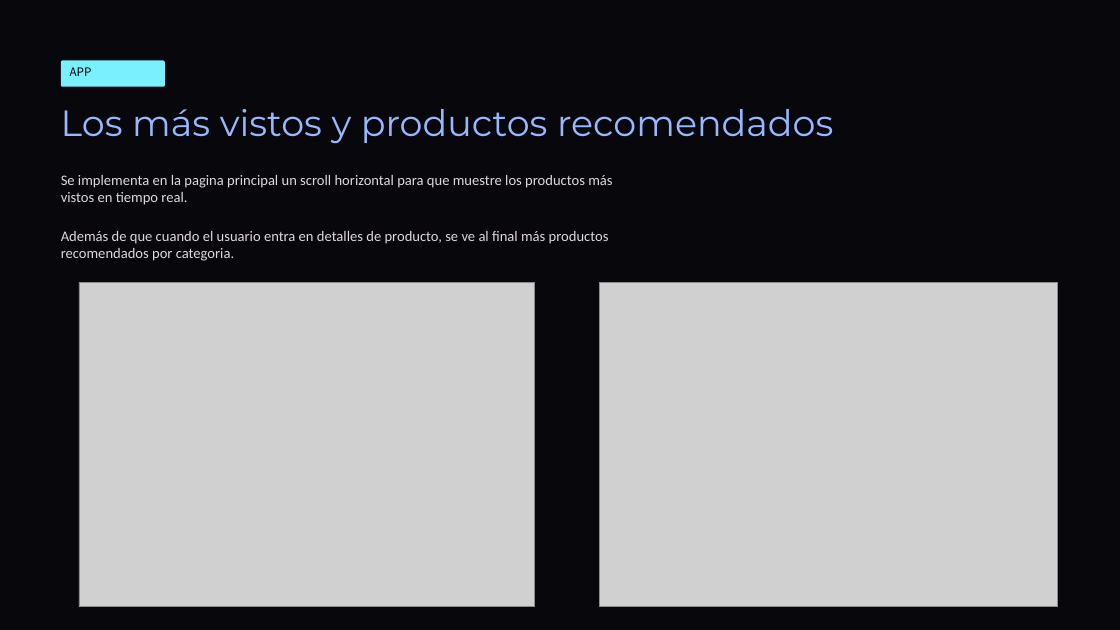
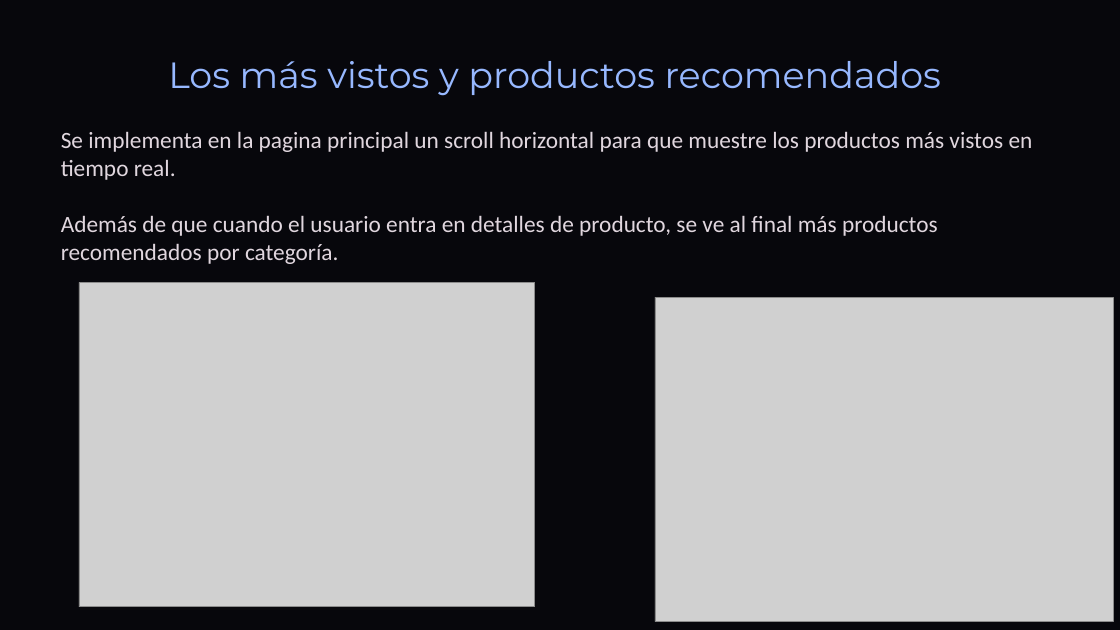
Before and after one commit to DavidCorredorMiguel/proyectogrupo2, a slide deck: slide 23 of Tech-and-Learn-Innovacion-y-Aprendizaje-en-E-commerce (1).pptx (slide 12 before the commit). Drawn at 1120x630 pixels with LibreOffice and Linux fonts; fonts in the diff are those of the drawing; grey boxes stand for pictures; background and template pictures are left out. Boxes give left, top, right and bottom in pixels: in the first picture for what was removed or moved away, otherwise in the second. Text is boxed around its words. In the diff, an @@ line names an element or a change of style, - is before the commit and + after.

```diff
--- a/Tech-and-Learn-Innovacion-y-Aprendizaje-en-E-commerce (1).pptx
+++ b/Tech-and-Learn-Innovacion-y-Aprendizaje-en-E-commerce (1).pptx
@@ text "Los más vistos y productos ...": place and size @@
-text "Los más vistos y productos ..." at (61,109,833,144)
+text "Los más vistos y productos ..." at (168,61,941,96)
@@ text "Los más vistos y productos ..." at (168,61,941,96): alignment left to centre; vertical alignment top to middle @@
@@ rounded rectangle removed at (61,60,165,87) @@
@@ text removed at (70,67,92,76) @@
-APP
@@ text at (61,131,1033,180): size 15 to 24 pt in "Se implementa en la pagina principal un ..." @@
@@ text "Se implementa en la pagina ...": place and size @@
-text "Se implementa en la pagina ..." at (61,175,612,261)
+text "Se implementa en la pagina ..." at (61,131,1033,264)
@@ text at (61,215,938,264): text changed; size 15 to 24 pt @@
-Además de que cuando el usuario entra en detalles de producto, se ve al final más productos recomendados por categoria.
+Además de que cuando el usuario entra en detalles de producto, se ve al final más productos recomendados por categoría.
@@ picture: place and size @@
-picture at (600,282,1058,607)
+picture at (655,298,1113,622)
```
Also in this commit, not shown: 11 other slides changed, 11 slides added, 11 other files.
